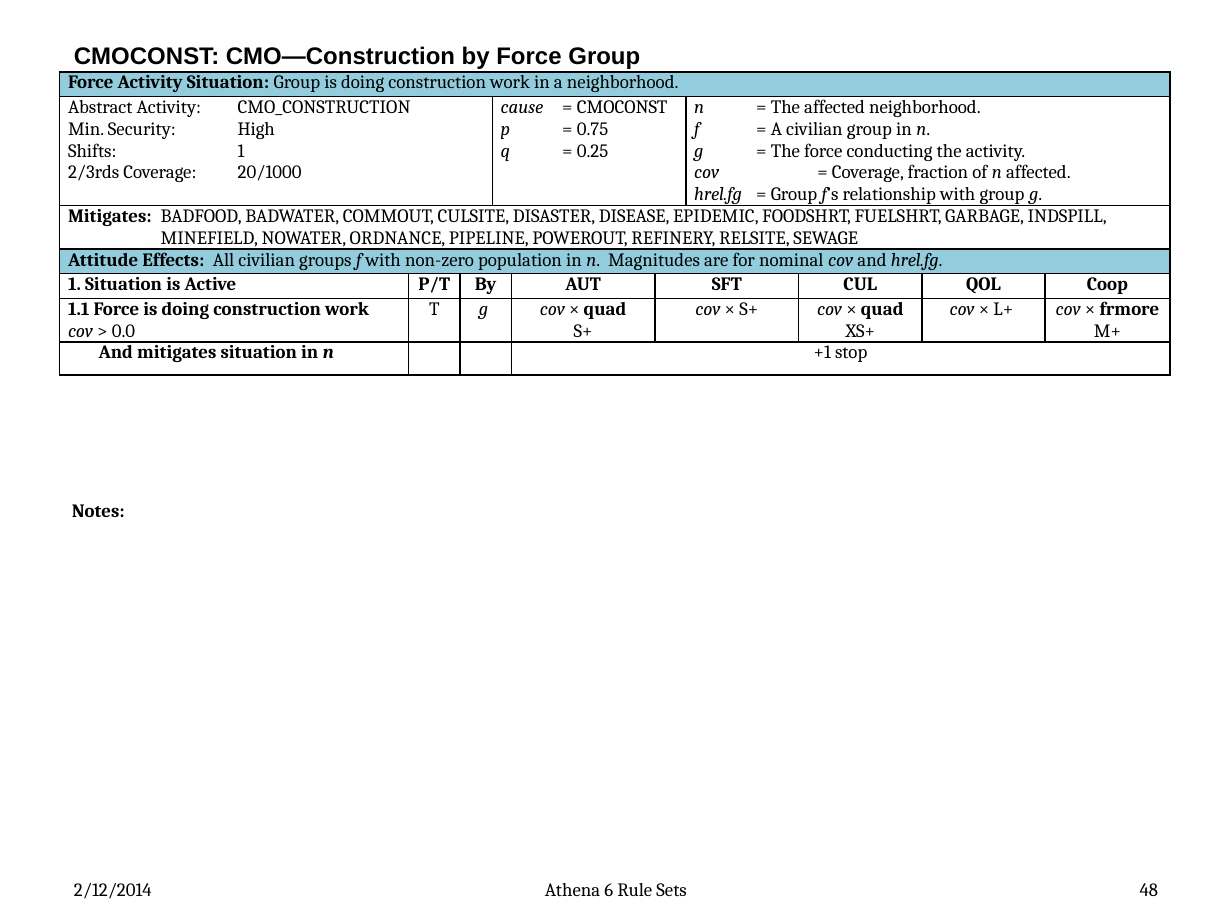
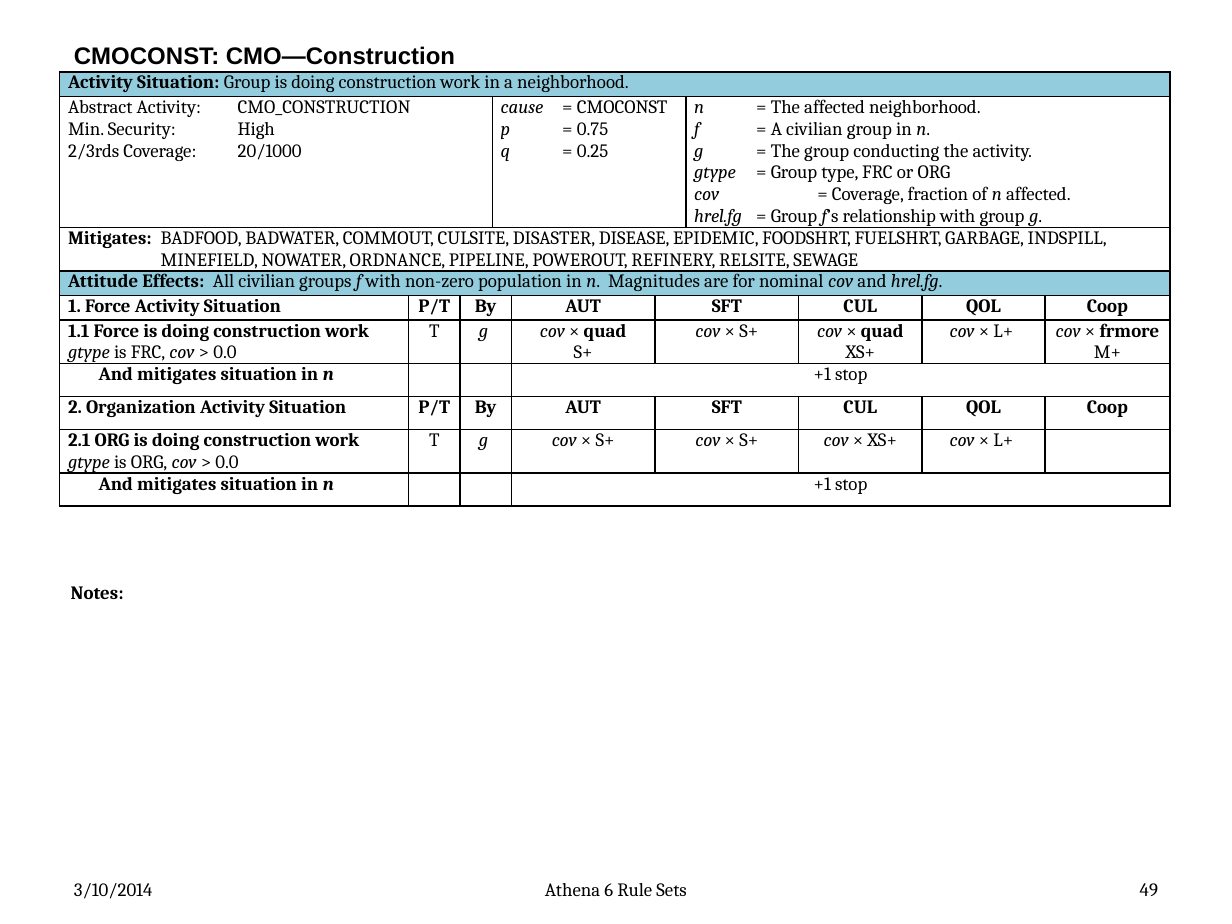
Before and after one commit to AthenaModel/athena-legacy, a slide deck: slide 49 of docs/dev/rules.pptx (slide 48 before the commit). Drawn at 1232x924 pixels with LibreOffice and Linux fonts; fonts in the diff are those of the drawing. Boxes give left, top, right and bottom in pixels: in the first picture for what was removed or moved away, otherwise in the second. Text is boxed around its words. In the diff, an @@ line names an element or a change of style, - is before the commit and + after.

```diff
--- a/docs/dev/rules.pptx
+++ b/docs/dev/rules.pptx
@@ title at [74, 46, 455, 65]: text changed @@
-CMOCONST: CMO—Construction by Force Group
+CMOCONST: CMO—Construction
@@ table at [59, 71, 1169, 515] @@
-row 1, column 1: Force Activity Situation: Group is doing construction work in a neighborhood.
+row 1, column 1: Activity Situation: Group is doing construction work in a neighborhood.
-row 2, column 1: Abstract Activity: CMO_CONSTRUCTION / Min. Security: High / Shifts: 1 / 2/3rds Coverage: 20/1000
+row 2, column 1: Abstract Activity: CMO_CONSTRUCTION / Min. Security: High / 2/3rds Coverage: 20/1000
-row 2, column 7: n = The affected neighborhood. / f = A civilian group in n. / g = The force conducting the activity. / cov = Coverage, fraction of n affected. / hrel.fg = Group f’s relationship with group g.
+row 2, column 7: n = The affected neighborhood. / f = A civilian group in n. / g = The group conducting the activity. / gtype = Group type, FRC or ORG / cov = Coverage, fraction of n affected. / hrel.fg = Group f’s relationship with group g.
-row 5, column 1: 1. Situation is Active
+row 5, column 1: 1. Force Activity Situation
-row 6, column 1: 1.1 Force is doing construction work / cov > 0.0
+row 6, column 1: 1.1 Force is doing construction work / gtype is FRC, cov > 0.0
+row 8: 2. Organization Activity Situation | P/T | By |  | AUT | SFT |  | CUL | QOL | Coop
+row 9: 2.1 ORG is doing construction work / gtype is ORG, cov > 0.0 | T | g |  | cov × S+ | cov × S+ |  | cov × XS+ | cov × L+ | 
+row 10: And mitigates situation in n |  |  |  | +1 stop |  |  |  |  | 
@@ text "Notes:": place and size @@
-text "Notes:" at [72, 504, 125, 517]
+text "Notes:" at [71, 586, 124, 599]
@@ text at [74, 883, 152, 899]: text changed @@
-2/12/2014
+3/10/2014
@@ page number at [1140, 883, 1158, 896]: text changed @@
-48
+49
```
Also in this commit, not shown: 70 other slides changed, 10 slides removed, 10 other files.
